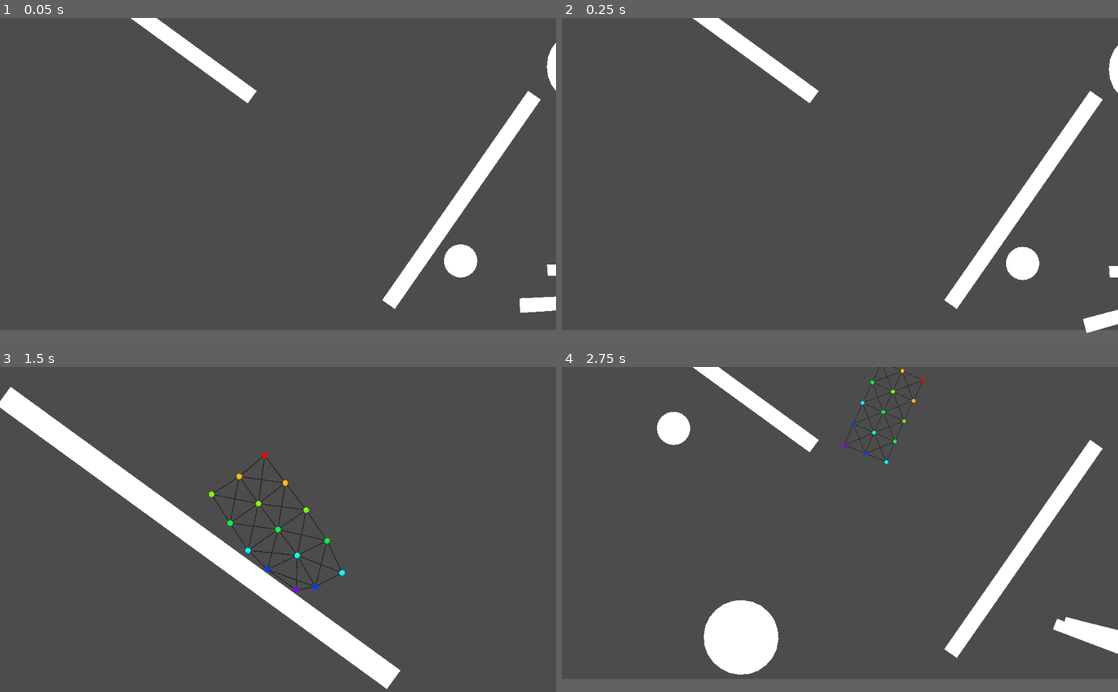
Above: before the commit, frames 1-4 (two rows, left to right).
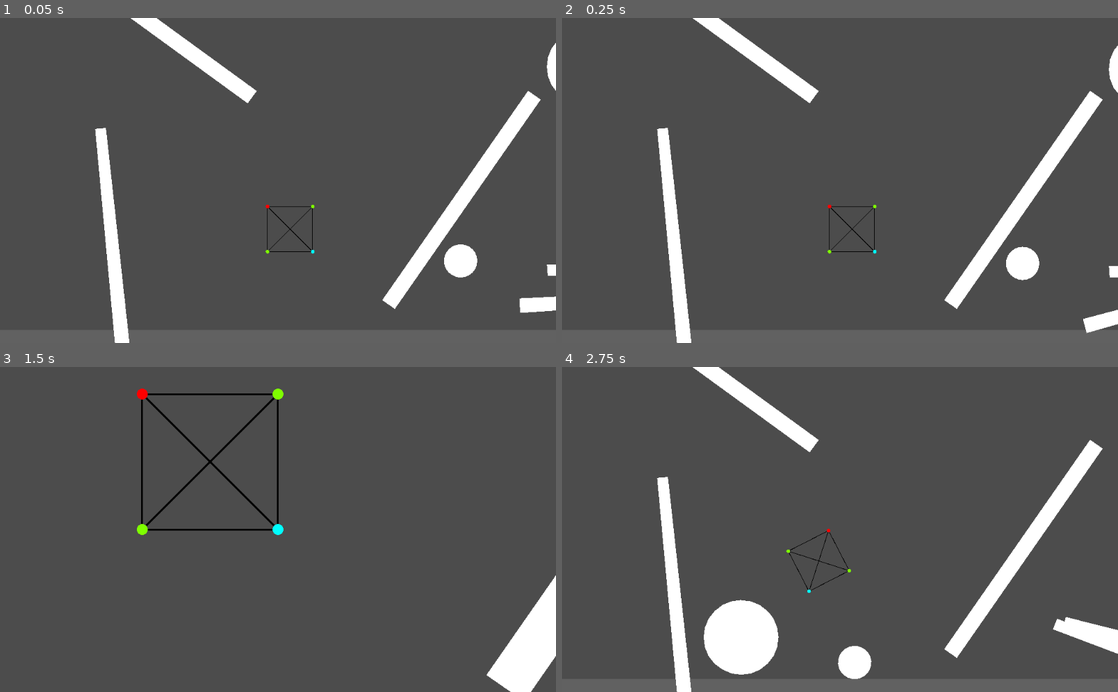
Above: after the commit, the same moments.

Repository: bustedwallstudios/Softbody
Game: Godot game, scene res://2dWorld.tscn
The game is run twice, just before and just after one commit, with the same random seed, the same clock (stepped at 60 frames per second) and the same inputs.
Inputs (mouse positions are in pixels of both pictures, inside the frame that each line leads up to):
- Up to frame 1 (0.05 s): no input
- Up to frame 2 (0.25 s): no input
- Up to frame 3 (1.5 s): tap Enter (enterKey) at 0.5, 0.6, 1.35 s; move the mouse to (461, 620) at 0.52 s; hold Right (ui_right) 0.53-1.28 s; tap Keypad Enter (ui_accept) at 0.77 s; move the mouse to (166, 545) at 1.27 s; hold Down (ui_down) from 1.28 s (still down)
- Up to frame 4 (2.75 s): tap Keypad Enter (ui_accept) at 1.52 s; move the mouse to (895, 458) at 2.02 s; release Down (ui_down) at 2.03 s; hold Right (ui_right) from 2.03 s (still down); tap Enter (enterKey) at 2.1 s

The runs differ from the first frame. In frame 1, 1.7% of the frame differs, in the area x 17-57%, y 33-100%; in frame 2, 1.7%; in frame 3, 10%, in the area x 0-100%, y 6-100%; in frame 4, 3.0%.

Commit message:
about to significantly change the math for finding where each point should be, because the sizeInPx variable is incorrect.

Diff:
--- a/2dWorld.tscn
+++ b/2dWorld.tscn
@@ -82,13 +82,14 @@
 polygon = PoolVector2Array( -546, 3.99805, -546, -13.002, 659, -12.9976, 659, 4.00244 )
 
 [node name="RotatingBeam2" type="StaticBody2D" parent="World"]
-position = Vector2( 2203, -336 )
+position = Vector2( -908, 105 )
+rotation = -1.66504
 scale = Vector2( 1.016, 3.251 )
 script = ExtResource( 4 )
 __meta__ = {
 "_edit_group_": true
 }
-degreesPerFrame = 1.0
+degreesPerFrame = 0.0
 
 [node name="GroundCollision" type="CollisionShape2D" parent="World/RotatingBeam2"]
 position = Vector2( 56.2972, -4.48892 )
@@ -184,12 +185,12 @@
 polygon = PoolVector2Array( -4.45, 1.625, -4.6, 0.425001, -4.45, -0.775, -4, -1.875, -3.25, -2.825, -2.3, -3.575, -1.2, …(247 unchanged characters)…
 
 [node name="SquishyBody" parent="." instance=ExtResource( 5 )]
-position = Vector2( -933, -2152 )
-pointsHorz = 5
-pointsVert = 3
-sizeInPx = 625
+position = Vector2( -62, -128 )
+pointsHorz = 2
+pointsVert = 2
+sizeInPx = 500
 stiffness = 15.0
-gravity = Vector2( 0, 15 )
+gravity = Vector2( 0, 0 )
 includeCornerSupports = false
 showPoints = true
 showOutline = false
--- a/Objects/PhysicsPoint.tscn
+++ b/Objects/PhysicsPoint.tscn
@@ -21,6 +21,4 @@
 shape = SubResource( 1 )
 
 [node name="Marker" type="Polygon2D" parent="."]
-texture_offset = Vector2( 11, 11 )
-texture_scale = Vector2( 3, 3 )
 polygon = PoolVector2Array( -5.00068, 8.67582, -7.0778, 7.08483, -8.65774, 5.00771, -9.67421, 2.62122, -10, 0, -9.67421 …(317 unchanged characters)…
--- a/Objects/Spring.tscn
+++ b/Objects/Spring.tscn
@@ -8,4 +8,4 @@
 [node name="Line2D" type="Line2D" parent="."]
 z_index = -1
 width = 3.0
-default_color = Color( 0.145098, 0.145098, 0.145098, 1 )
+default_color = Color( 0, 0, 0, 1 )
--- a/Objects/SquishyBody.gd
+++ b/Objects/SquishyBody.gd
@@ -25,13 +25,12 @@
 # The body works the best if dampingFactor = stiffness (if it's not it explodes basically instantly)
 onready var dampingFactor = stiffness
 
-# If plasticity is 1, it will competely deform to any squishing that happens, and
-# stay there without reforming.
+# If plasticity is 1, it will competely deform to any squishing that happens.
 # The lower it is, the less it will conform, and the more it will bounce back.
 export (float, 0, 0.2) var plasticity = 0
 
 # This will gradually return the rest length of the spring to the original length,
-# if it is decreased by the plasticity of the object.
+# if it is decreased by the plasticity of the object (think memory foam pillow).
 export (float, 0, 1) var memory = 0
 
 export (float) var edgeBulges = 0
@@ -95,7 +94,7 @@
 
 			# Scale the point size and marker size appropriately
 			newPoint.get_node("Hitbox").shape.radius = pointRadius
-			newPoint.get_node("Marker").scale = Vector2(pointRadius/10, pointRadius/10)
+			newPoint.get_node("Marker").scale = Vector2(pointRadius/10, pointRadius/10) # /10 because it is already 10 pixels across
 
 			# Adjust the color to give the whole squishy body a nice rainbow across it
 			newPoint.get_node("Marker").color = Color.from_hsv((x + y) / (float(pointsHorz) + float(pointsVert)), 1, 1)
@@ -131,7 +130,6 @@
 			var bulgeVert = (sin(x * (PI/(pointsHorz-1))) * bulgeToCreateCircle) * edgeBulges
 			var bulgeHorz = (sin(y * (PI/(pointsVert-1))) * bulgeToCreateCircle) * edgeBulges
 
-			# The pythagorean theorem done on orthogSpringLength
 			var diagSpringLength = pythag(orthogSpringLength, orthogSpringLength)
 
 			# Because some are diagonal, the length will be the hypotenuse of the two
@@ -218,7 +216,7 @@
 		# due to the final point being one spring length short of the "sizeInPx".
 		var actualHorzLen = sizeInPx - (sizeInPx/pointsHorz)
 		var actualVertLen = sizeInPx - (sizeInPx/pointsVert)
-		var fullDiagonalLength = sqrt(pow(actualHorzLen*(pointsHorz/pointsVert), 2) + pow(actualVertLen, 2))
+		var fullDiagonalLength = sqrt(pow(actualHorzLen, 2) + pow(actualVertLen, 2))
 
 		# Top two corners
 		createSpring(0,            0, int(pointsHorz/2), int(pointsVert/2), "TL ", fullDiagonalLength/2)
--- a/Objects/SquishyBody.tscn
+++ b/Objects/SquishyBody.tscn
@@ -22,4 +22,3 @@
 end_cap_mode = 2
 
 [node name="SquishyBodyCamera" type="Camera2D" parent="."]
-zoom = Vector2( 2, 2 )
